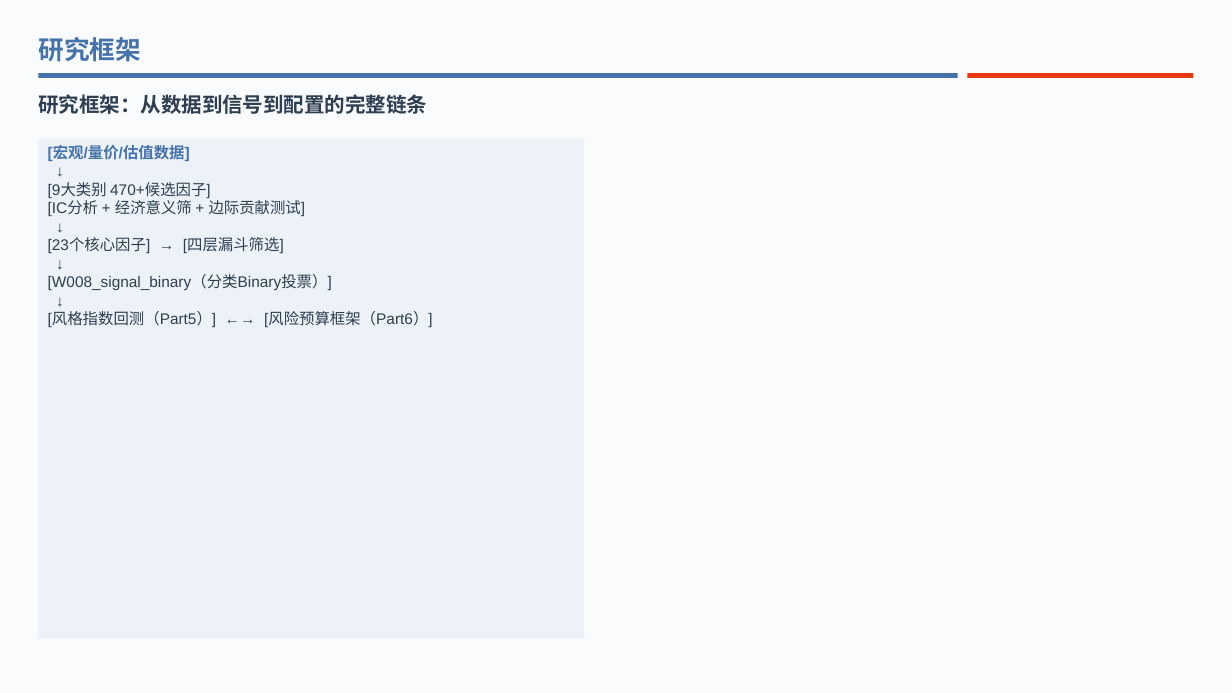
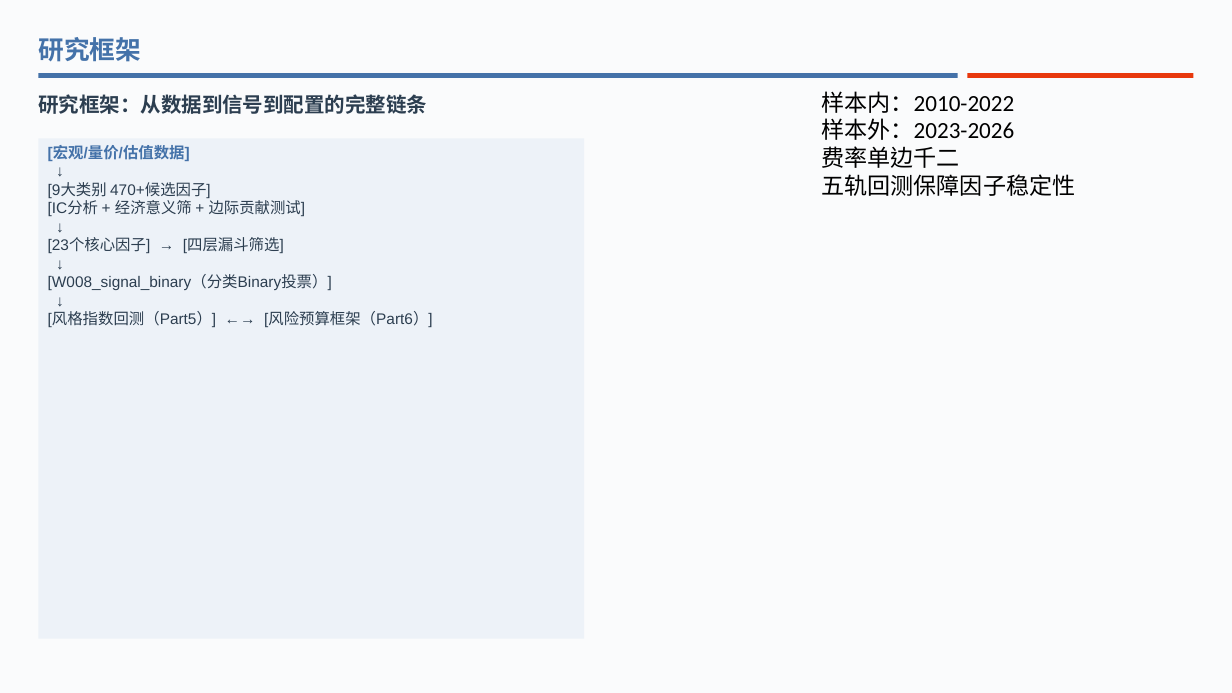
Before and after one commit to galaxy226548-boop/MAIN_STYLE_ROTATION, a slide deck: slide 2 of H_presentation/style_rotation_draft_v1.pptx. Drawn at 1232x693 pixels with LibreOffice and Linux fonts; fonts in the diff are those of the drawing. Boxes give left, top, right and bottom in pixels: in the first picture for what was removed or moved away, otherwise in the second. Text is boxed around its words. In the diff, an @@ line names an element or a change of style, - is before the commit and + after.

Commit message:
正在开发数据清洗前端，并且增加了样本内外，并且新增了批量跑组合回测的代码

```diff
--- a/H_presentation/style_rotation_draft_v1.pptx
+++ b/H_presentation/style_rotation_draft_v1.pptx
@@ text added at [821, 91, 1075, 196], 18 pt, text #000000 @@
+样本内：2010-2022
+样本外：2023-2026
+费率单边千二
+五轨回测保障因子稳定性
```
Also in this commit, not shown: 5 other slides changed, 4 slides added, 52 other files.
